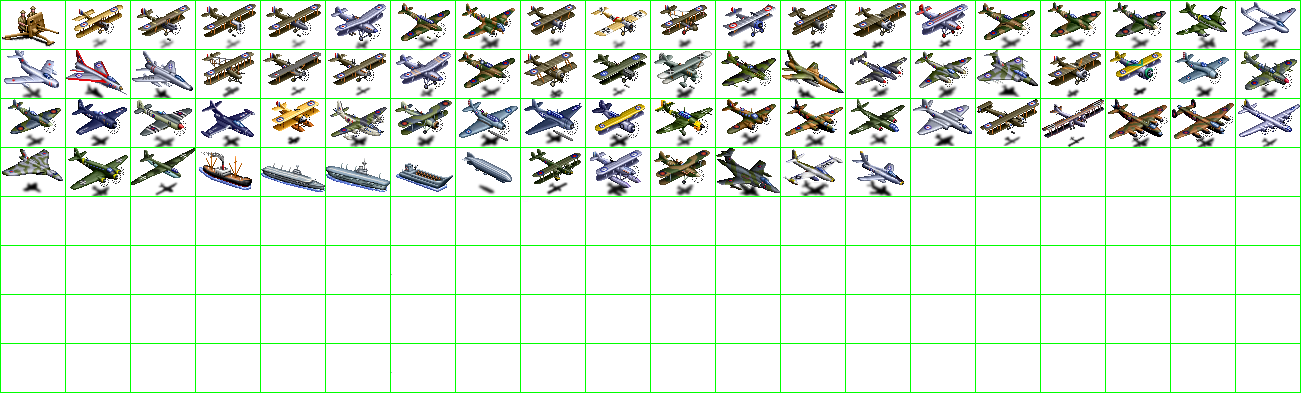
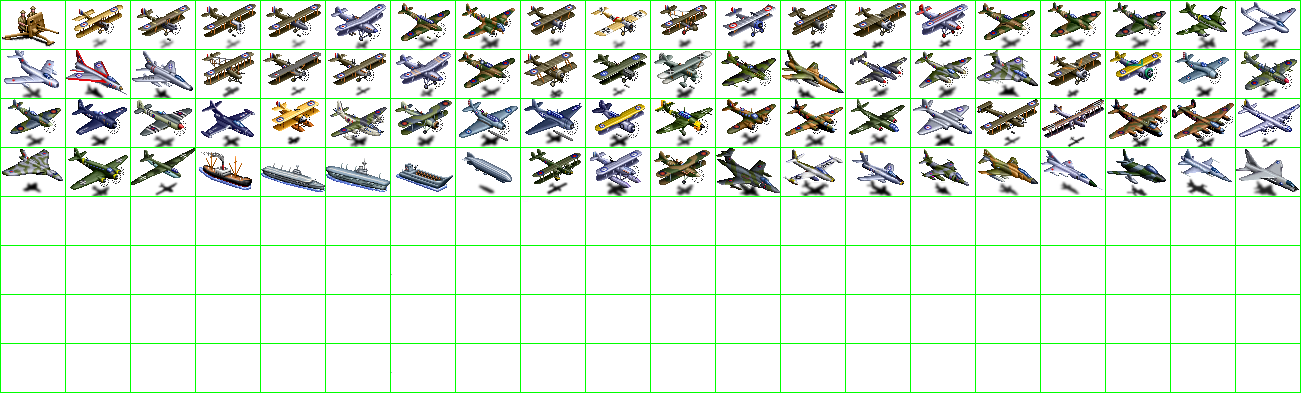
Layer changes from the first 1301px x 393px image to the second:
painted on "units" over [left=919, top=149, right=1299, bottom=196]
